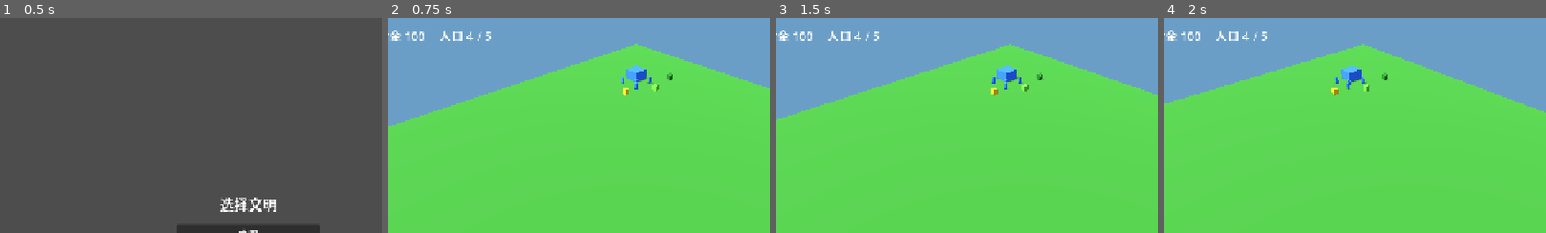
Above: before the commit, frames 1-4 (left to right).
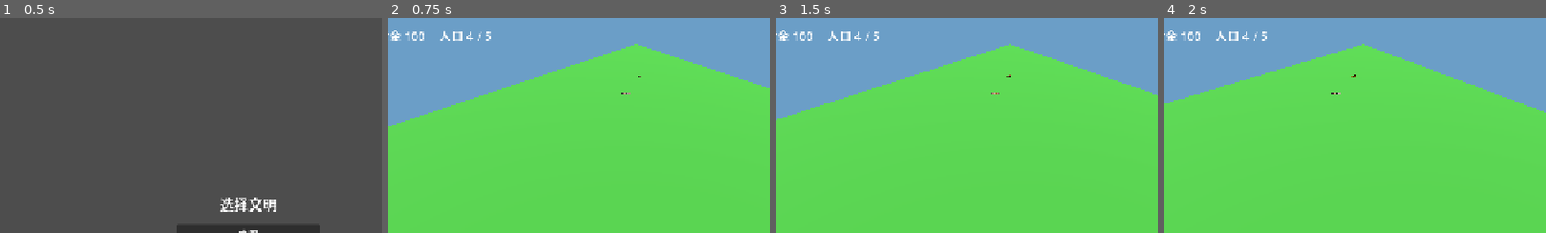
Above: after the commit, the same moments.

Repository: Zondabb/aoe2
Game: Godot game, scene res://scenes/civ_select.tscn
The game is run twice, just before and just after one commit, with the same random seed, the same clock (stepped at 60 frames per second) and the same inputs.
Inputs (mouse positions are % of the whole screen's width and height, from its top left):
- Up to frame 1 (0.5 s): no input
- Up to frame 2 (0.75 s): click "中国" at 0.5 s
- Up to frame 3 (1.5 s): tap Enter at 1.25 s; move the mouse to (72, 45) at 1.27 s; hold D from 1.28 s (still down); tap H at 1.35 s; click (72, 45) at 1.42 s
- Up to frame 4 (2 s): keep holding D
The pictures show only the part of the screen within x 18-68%, y 0-50%; the shares and areas given below are measured in that part.

Frame 1 is identical in both runs. In frame 2, 0.6% of the frame differs, in the area x 61-75%, y 21-36%; in frame 3, 0.6%; in frame 4, 0.6%.

Commit message:
feat(art): bind AoE2 sprites to 3D billboard entities
将导出的单位/建筑/资源精灵绑定到 Y-billboard，按速度量化 5 向+翻转，缺失贴图时回退占位几何。

Co-authored-by: Cursor <cursoragent@cursor.com>

Diff:
--- a/scenes/entities/building_view.tscn
+++ b/scenes/entities/building_view.tscn
@@ -23,6 +23,13 @@
 position = Vector3(0, 1.1, 0)
 mesh = SubResource("BoxMesh_body")
 
+[node name="Billboard" type="Sprite3D" parent="."]
+billboard = 2
+shaded = false
+alpha_cut = 1
+texture_filter = 0
+pixel_size = 0.03
+
 [node name="SelectionRing" type="MeshInstance3D" parent="."]
 position = Vector3(0, 0.03, 0)
 mesh = SubResource("CylinderMesh_ring")
--- a/scenes/entities/unit_view.tscn
+++ b/scenes/entities/unit_view.tscn
@@ -30,6 +30,13 @@
 position = Vector3(0, 0.85, 0)
 mesh = SubResource("CapsuleMesh_body")
 
+[node name="Billboard" type="AnimatedSprite3D" parent="."]
+billboard = 2
+shaded = false
+alpha_cut = 1
+texture_filter = 0
+pixel_size = 0.04
+
 [node name="SelectionRing" type="MeshInstance3D" parent="."]
 position = Vector3(0, 0.03, 0)
 mesh = SubResource("TorusMesh_ring")
--- a/scripts/entities/building_agent.gd
+++ b/scripts/entities/building_agent.gd
@@ -7,6 +7,7 @@
 
 const PLAYER_COLOR := Color(0.18, 0.42, 0.95)
 const AI_COLOR := Color(0.88, 0.18, 0.14)
+const SpriteCatalogScript := preload("res://scripts/presentation/sprite_catalog.gd")
 
 @export var team: Enums.Team = Enums.Team.PLAYER
 @export var def: BuildingDef
@@ -26,6 +27,7 @@
 var _population_cap_registered := false
 var _reserved_population := 0
 var _ghost_visual_valid: Variant = null
+var _use_billboard := false
 
 func _ready() -> void:
 	if not is_placement_ghost:
@@ -139,11 +141,16 @@
 	if _ghost_visual_valid == valid:
 		return
 	_ghost_visual_valid = valid
+	var tint := Color(0.2, 0.9, 0.35, 0.55) if valid else Color(0.95, 0.2, 0.2, 0.55)
+	var billboard := get_node_or_null("Billboard") as Sprite3D
+	if _use_billboard and billboard != null:
+		billboard.modulate = tint
+		return
 	var body := get_node_or_null("Body") as MeshInstance3D
 	if body == null:
 		return
 	var material := StandardMaterial3D.new()
-	material.albedo_color = Color(0.2, 0.9, 0.35, 0.55) if valid else Color(0.95, 0.2, 0.2, 0.55)
+	material.albedo_color = tint
 	material.transparency = BaseMaterial3D.TRANSPARENCY_ALPHA
 	body.material_override = material
 
@@ -151,7 +158,7 @@
 	is_placement_ghost = false
 	_ghost_visual_valid = null
 	_register_groups()
-	_apply_team_color()
+	_configure_visuals()
 
 func _complete_construction() -> void:
 	if is_complete and _population_cap_registered:
@@ -194,19 +201,43 @@
 	return true
 
 func _configure_visuals() -> void:
+	_use_billboard = false
 	var body := get_node_or_null("Body") as MeshInstance3D
+	var billboard := get_node_or_null("Billboard") as Sprite3D
+	var civ_id: StringName = civ.id if civ != null else &""
+	var base := SpriteCatalogScript.building_sheet_base(def.id, civ_id)
+	if billboard != null and SpriteCatalogScript.sheet_paths_exist(base):
+		var meta := SpriteCatalogScript.load_meta(base)
+		var texture := SpriteCatalogScript.load_texture(base)
+		if not meta.is_empty() and texture != null:
+			billboard.texture = SpriteCatalogScript.first_atlas_texture(meta, texture)
+			var hotspot := SpriteCatalogScript.average_hotspot(meta)
+			var offset := SpriteCatalogScript.offset_for_hotspot(meta, hotspot)
+			var pixel_size := SpriteCatalogScript.BUILDING_PIXEL_SIZE
+			var frame_w := float(meta.get("frame_w", 1))
+			var target_width := maxf(def.footprint.x, def.footprint.y) * 1.15
+			if frame_w > 0.0:
+				pixel_size = clampf(target_width / frame_w, 0.018, 0.05)
+			SpriteCatalogScript.configure_billboard_sprite(billboard, pixel_size, offset)
+			billboard.modulate = Color.WHITE
+			billboard.visible = true
+			_use_billboard = true
 	if body != null and body.mesh is BoxMesh:
 		var box := (body.mesh as BoxMesh).duplicate() as BoxMesh
 		box.size = Vector3(def.footprint.x, 2.2, def.footprint.y)
 		body.mesh = box
 		body.position.y = box.size.y * 0.5
+		body.visible = not _use_billboard
+	if billboard != null and not _use_billboard:
+		billboard.visible = false
 	var ring := get_node_or_null("SelectionRing") as MeshInstance3D
 	if ring != null and ring.mesh is CylinderMesh:
 		var cylinder := (ring.mesh as CylinderMesh).duplicate() as CylinderMesh
 		cylinder.top_radius = maxf(def.footprint.x, def.footprint.y) * 0.62
 		cylinder.bottom_radius = cylinder.top_radius
 		ring.mesh = cylinder
-	_apply_team_color()
+	if not _use_billboard:
+		_apply_team_color()
 
 func _apply_team_color() -> void:
 	var body := get_node_or_null("Body") as MeshInstance3D
--- a/scripts/entities/resource_node.gd
+++ b/scripts/entities/resource_node.gd
@@ -1,12 +1,17 @@
 class_name ResourceNode
 extends Node3D
+
+const SpriteCatalogScript := preload("res://scripts/presentation/sprite_catalog.gd")
 
 @export var resource_type: Enums.ResourceType = Enums.ResourceType.FOOD
 @export var amount := 100.0
 @export var gather_rate := 4.0
 
+var _use_billboard := false
+
 func _ready() -> void:
 	add_to_group("resource_nodes")
+	_setup_presentation()
 
 func extract(delta: float) -> float:
 	if delta <= 0.0 or amount <= 0.0 or gather_rate <= 0.0:
@@ -17,3 +22,32 @@
 		amount = 0.0
 		visible = false
 	return extracted
+
+func _setup_presentation() -> void:
+	var existing_billboard := get_node_or_null("Billboard") as Sprite3D
+	var existing_marker := get_node_or_null("Marker") as MeshInstance3D
+	var base := SpriteCatalogScript.resource_sheet_base(resource_type)
+	if SpriteCatalogScript.sheet_paths_exist(base):
+		var meta := SpriteCatalogScript.load_meta(base)
+		var texture := SpriteCatalogScript.load_texture(base)
+		if not meta.is_empty() and texture != null:
+			var billboard := existing_billboard
+			if billboard == null:
+				billboard = Sprite3D.new()
+				billboard.name = "Billboard"
+				add_child(billboard)
+			billboard.texture = SpriteCatalogScript.first_atlas_texture(meta, texture)
+			var hotspot := SpriteCatalogScript.average_hotspot(meta)
+			var offset := SpriteCatalogScript.offset_for_hotspot(meta, hotspot)
+			SpriteCatalogScript.configure_billboard_sprite(
+				billboard, SpriteCatalogScript.RESOURCE_PIXEL_SIZE, offset
+			)
+			billboard.visible = true
+			_use_billboard = true
+			if existing_marker != null:
+				existing_marker.visible = false
+			return
+	if existing_billboard != null:
+		existing_billboard.visible = false
+	if existing_marker != null:
+		existing_marker.visible = true
--- a/scripts/entities/unit_agent.gd
+++ b/scripts/entities/unit_agent.gd
@@ -5,8 +5,10 @@
 const GATHER_RANGE := 1.2
 const PLAYER_COLOR := Color(0.18, 0.42, 0.95)
 const AI_COLOR := Color(0.88, 0.18, 0.14)
+const ANIM_FPS := 12.0
 const GatherSystemScript := preload("res://scripts/systems/gather_system.gd")
 const CombatSystemScript := preload("res://scripts/systems/combat_system.gd")
+const SpriteCatalogScript := preload("res://scripts/presentation/sprite_catalog.gd")
 
 @export var team: Enums.Team = Enums.Team.PLAYER
 @export var def: UnitDef
@@ -30,6 +32,10 @@
 var _attack_cooldown_remaining := 0.0
 var _gather_state := ""
 var _population_registered := false
+var _use_billboard := false
+var _facing_dir := 0
+var _facing_flip := false
+var _anim_frame := 0.0
 
 func _ready() -> void:
 	add_to_group("units")
@@ -41,7 +47,7 @@
 	if def != null and civ != null and not def.is_ranged:
 		melee_armor += civ.melee_armor_bonus
 	register_population()
-	_apply_team_color()
+	_setup_presentation()
 	set_selected(false)
 
 func register_population() -> void:
@@ -69,6 +75,7 @@
 		sim_pos = _move_target
 		position = sim_pos
 		order = Enums.OrderType.NONE
+		_apply_billboard_frame(false)
 		return
 
 	var step := minf(def.move_speed * delta, distance)
@@ -76,7 +83,7 @@
 	sim_pos += velocity
 	sim_pos.y = 0.0
 	position = sim_pos
-	rotation.y = atan2(velocity.x, velocity.z)
+	_update_billboard_facing(velocity, delta, true)
 
 func command_move(target: Vector3) -> void:
 	_move_target = Vector3(target.x, 0.0, target.z)
@@ -267,13 +274,66 @@
 	sim_pos += velocity
 	sim_pos.y = 0.0
 	position = sim_pos
-	rotation.y = atan2(velocity.x, velocity.z)
+	_update_billboard_facing(velocity, delta, true)
 
 func set_selected(selected: bool) -> void:
 	var selection_ring := get_node_or_null("SelectionRing") as MeshInstance3D
 	if selection_ring != null:
 		selection_ring.visible = selected
 
+func _setup_presentation() -> void:
+	var body := get_node_or_null("Body") as MeshInstance3D
+	var billboard := get_node_or_null("Billboard") as AnimatedSprite3D
+	_use_billboard = false
+	if billboard != null and def != null:
+		var base := SpriteCatalogScript.unit_sheet_base(def.id)
+		if SpriteCatalogScript.sheet_paths_exist(base):
+			var meta := SpriteCatalogScript.load_meta(base)
+			var texture := SpriteCatalogScript.load_texture(base)
+			if not meta.is_empty() and texture != null:
+				billboard.sprite_frames = SpriteCatalogScript.build_unit_sprite_frames(
+					meta, texture
+				)
+				var hotspot := SpriteCatalogScript.average_hotspot(meta)
+				var offset := SpriteCatalogScript.offset_for_hotspot(meta, hotspot)
+				SpriteCatalogScript.configure_billboard_sprite(
+					billboard, SpriteCatalogScript.UNIT_PIXEL_SIZE, offset
+				)
+				billboard.visible = true
+				_use_billboard = true
+				_apply_billboard_frame(false)
+	if body != null:
+		body.visible = not _use_billboard
+		if not _use_billboard:
+			_apply_team_color()
+	if billboard != null and not _use_billboard:
+		billboard.visible = false
+
+func _update_billboard_facing(velocity: Vector3, delta: float, moving: bool) -> void:
+	if not _use_billboard:
+		return
+	var facing: Dictionary = SpriteCatalogScript.quantize_xz_facing(velocity)
+	_facing_dir = int(facing["dir"])
+	_facing_flip = bool(facing["flip"])
+	if moving:
+		_anim_frame = fmod(_anim_frame + ANIM_FPS * delta, 1024.0)
+	_apply_billboard_frame(moving)
+
+func _apply_billboard_frame(moving: bool) -> void:
+	var billboard := get_node_or_null("Billboard") as AnimatedSprite3D
+	if billboard == null or billboard.sprite_frames == null:
+		return
+	var anim := StringName("dir_%d" % _facing_dir)
+	if not billboard.sprite_frames.has_animation(anim):
+		return
+	billboard.flip_h = _facing_flip
+	if billboard.animation != anim:
+		billboard.animation = anim
+	var frame_count := billboard.sprite_frames.get_frame_count(anim)
+	if frame_count <= 0:
+		return
+	billboard.frame = (int(_anim_frame) % frame_count) if moving else 0
+
 func _apply_team_color() -> void:
 	var body := get_node_or_null("Body") as MeshInstance3D
 	if body == null:
--- a/scripts/match/match_bootstrap.gd
+++ b/scripts/match/match_bootstrap.gd
@@ -3,6 +3,7 @@
 
 const GROUND_SIZE := Vector2(120.0, 120.0)
 const GROUND_COLOR := Color(0.20, 0.48, 0.16)
+const TERRAIN_TEXTURE := "res://assets/terrain/grass.png"
 const UNIT_VIEW := preload("res://scenes/entities/unit_view.tscn")
 const BUILDING_VIEW := preload("res://scenes/entities/building_view.tscn")
 const VILLAGER_DEF := preload("res://data/units/villager.tres")
@@ -34,6 +35,11 @@
 	var material := StandardMaterial3D.new()
 	material.albedo_color = GROUND_COLOR
 	material.roughness = 1.0
+	if ResourceLoader.exists(TERRAIN_TEXTURE):
+		var terrain := load(TERRAIN_TEXTURE) as Texture2D
+		if terrain != null:
+			material.albedo_texture = terrain
+			material.uv1_scale = Vector3(24.0, 24.0, 24.0)
 	var plane := PlaneMesh.new()
 	plane.size = GROUND_SIZE
 	plane.material = material
@@ -134,6 +140,7 @@
 	mesh.size = size
 	mesh.material = material
 	var marker := MeshInstance3D.new()
+	marker.name = "Marker"
 	marker.position.y = size.y * 0.5
 	marker.mesh = mesh
 	return marker
--- /dev/null
+++ b/scripts/presentation/sprite_catalog.gd
@@ -0,0 +1,203 @@
+class_name SpriteCatalog
+extends RefCounted
+
+## Paths and helpers for exported AoE2 sprite sheets under assets/sprites/.
+
+const UNIT_SHEETS := {
+	&"villager": "res://assets/sprites/units/villager_walk",
+	&"swordsman": "res://assets/sprites/units/swordsman_walk",
+	&"archer": "res://assets/sprites/units/archer_walk",
+	&"chu_ko_nu": "res://assets/sprites/units/chu_ko_nu_walk",
+	&"teutonic_knight": "res://assets/sprites/units/teutonic_knight_walk",
+}
+
+const BUILDING_SHEETS := {
+	&"town_center": {
+		&"chinese": "res://assets/sprites/buildings/tc_asian_feudal_top",
+		&"default": "res://assets/sprites/buildings/tc_dark_main",
+	},
+	&"house": {
+		&"chinese": "res://assets/sprites/buildings/house_asian_feudal",
+		&"default": "res://assets/sprites/buildings/house_dark",
+	},
+	&"barracks": {
+		&"default": "res://assets/sprites/buildings/barracks_asian_feudal",
+	},
+	&"archery_range": {
+		&"default": "res://assets/sprites/buildings/archery_asian_feudal",
+	},
+	&"stable": {
+		&"chinese": "res://assets/sprites/buildings/stable_asian_feudal",
+		&"default": "res://assets/sprites/buildings/stable_ne_feudal",
+	},
+}
+
+const RESOURCE_SHEETS := {
+	Enums.ResourceType.FOOD: "res://assets/sprites/resources/berry_bush",
+	Enums.ResourceType.WOOD: "res://assets/sprites/resources/tree_oak",
+	Enums.ResourceType.GOLD: "res://assets/sprites/resources/gold_mine",
+}
+
+const UNIT_PIXEL_SIZE := 0.04
+const BUILDING_PIXEL_SIZE := 0.03
+const RESOURCE_PIXEL_SIZE := 0.035
+const TERRAIN_TEXTURE := "res://assets/terrain/grass.png"
+
+## Authored sheet rows: 0=S, 1=SW, 2=W, 3=NW, 4=N. Mirrored facings use flip_h.
+static func quantize_xz_facing(velocity: Vector3) -> Dictionary:
+	var planar := Vector3(velocity.x, 0.0, velocity.z)
+	if planar.length_squared() < 0.000001:
+		return {"dir": 0, "flip": false}
+	# 0 = +Z (South), increasing toward +X (East).
+	var angle := atan2(planar.x, planar.z)
+	var sector := posmod(int(round(angle / (PI / 4.0))), 8)
+	match sector:
+		0:
+			return {"dir": 0, "flip": false} # S
+		1:
+			return {"dir": 1, "flip": true} # SE <- SW
+		2:
+			return {"dir": 2, "flip": true} # E <- W
+		3:
+			return {"dir": 3, "flip": true} # NE <- NW
+		4:
+			return {"dir": 4, "flip": false} # N
+		5:
+			return {"dir": 3, "flip": false} # NW
+		6:
+			return {"dir": 2, "flip": false} # W
+		_:
+			return {"dir": 1, "flip": false} # SW
+
+
+static func unit_sheet_base(unit_id: StringName) -> String:
+	return String(UNIT_SHEETS.get(unit_id, ""))
+
+
+static func building_sheet_base(building_id: StringName, civ_id: StringName) -> String:
+	if not BUILDING_SHEETS.has(building_id):
+		return ""
+	var by_civ: Dictionary = BUILDING_SHEETS[building_id]
+	if by_civ.has(civ_id):
+		return String(by_civ[civ_id])
+	return String(by_civ.get(&"default", ""))
+
+
+static func resource_sheet_base(resource_type: int) -> String:
+	return String(RESOURCE_SHEETS.get(resource_type, ""))
+
+
+static func sheet_paths_exist(base: String) -> bool:
+	if base.is_empty():
+		return false
+	return ResourceLoader.exists(base + ".png") and ResourceLoader.exists(base + ".json")
+
+
+static func load_meta(base: String) -> Dictionary:
+	if not ResourceLoader.exists(base + ".json"):
+		return {}
+	var file := FileAccess.open(base + ".json", FileAccess.READ)
+	if file == null:
+		return {}
+	var parsed: Variant = JSON.parse_string(file.get_as_text())
+	if typeof(parsed) != TYPE_DICTIONARY:
+		return {}
+	return parsed as Dictionary
+
+
+static func load_texture(base: String) -> Texture2D:
+	if not ResourceLoader.exists(base + ".png"):
+		return null
+	return load(base + ".png") as Texture2D
+
+
+static func average_hotspot(meta: Dictionary) -> Vector2:
+	var hotspots: Variant = meta.get("hotspots", [])
+	if typeof(hotspots) != TYPE_ARRAY or (hotspots as Array).is_empty():
+		var fw := float(meta.get("frame_w", 1))
+		var fh := float(meta.get("frame_h", 1))
+		return Vector2(fw * 0.5, fh)
+	var sum := Vector2.ZERO
+	var count := 0
+	for entry in hotspots:
+		if typeof(entry) != TYPE_DICTIONARY:
+			continue
+		sum += Vector2(float(entry.get("x", 0)), float(entry.get("y", 0)))
+		count += 1
+	if count == 0:
+		return Vector2.ZERO
+	return sum / float(count)
+
+
+static func offset_for_hotspot(meta: Dictionary, hotspot: Vector2) -> Vector2:
+	## Keep the cell hotspot at the node origin (feet / ground peg).
+	var frame_w := float(meta.get("frame_w", 1))
+	var frame_h := float(meta.get("frame_h", 1))
+	return Vector2(frame_w * 0.5 - hotspot.x, frame_h * 0.5 - hotspot.y)
+
+
+static func build_unit_sprite_frames(meta: Dictionary, texture: Texture2D) -> SpriteFrames:
+	var frames := SpriteFrames.new()
+	var frame_w := int(meta.get("frame_w", 1))
+	var frame_h := int(meta.get("frame_h", 1))
+	var cols := int(meta.get("cols", 1))
+	var directions := maxi(1, int(meta.get("directions", 1)))
+	var frames_per_dir := maxi(1, int(meta.get("frames_per_direction", 1)))
+	var frame_count := int(meta.get("frame_count", frames_per_dir * directions))
+	if frames.has_animation(&"default"):
+		frames.remove_animation(&"default")
+	for direction in directions:
+		var anim_name := StringName("dir_%d" % direction)
+		frames.add_animation(anim_name)
+		frames.set_animation_speed(anim_name, 12.0)
+		frames.set_animation_loop(anim_name, true)
+		for step in frames_per_dir:
+			var index := direction * frames_per_dir + step
+			if index >= frame_count:
+				break
+			frames.add_frame(anim_name, _atlas_frame(texture, cols, frame_w, frame_h, index))
+	return frames
+
+
+static func first_atlas_texture(meta: Dictionary, texture: Texture2D) -> AtlasTexture:
+	return _atlas_frame(
+		texture,
+		int(meta.get("cols", 1)),
+		int(meta.get("frame_w", 1)),
+		int(meta.get("frame_h", 1)),
+		0
+	)
+
+
+static func _atlas_frame(
+	texture: Texture2D, cols: int, frame_w: int, frame_h: int, index: int
+) -> AtlasTexture:
+	var atlas := AtlasTexture.new()
+	atlas.atlas = texture
+	var col := index % maxi(cols, 1)
+	var row := index / maxi(cols, 1)
+	atlas.region = Rect2(col * frame_w, row * frame_h, frame_w, frame_h)
+	return atlas
+
+
+static func configure_billboard_sprite(sprite: Node, pixel_size: float, offset: Vector2) -> void:
+	if sprite is AnimatedSprite3D:
+		var animated := sprite as AnimatedSprite3D
+		animated.billboard = BaseMaterial3D.BILLBOARD_FIXED_Y
+		animated.shaded = false
+		animated.alpha_cut = SpriteBase3D.ALPHA_CUT_DISCARD
+		animated.texture_filter = BaseMaterial3D.TEXTURE_FILTER_NEAREST
+		animated.pixel_size = pixel_size
+		animated.centered = true
+		animated.offset = offset
+		animated.position = Vector3.ZERO
+	elif sprite is Sprite3D:
+		var static_sprite := sprite as Sprite3D
+		static_sprite.billboard = BaseMaterial3D.BILLBOARD_FIXED_Y
+		static_sprite.shaded = false
+		static_sprite.alpha_cut = SpriteBase3D.ALPHA_CUT_DISCARD
+		static_sprite.texture_filter = BaseMaterial3D.TEXTURE_FILTER_NEAREST
+		static_sprite.pixel_size = pixel_size
+		static_sprite.centered = true
+		static_sprite.offset = offset
+		static_sprite.position = Vector3.ZERO
--- a/tests/run_tests.gd
+++ b/tests/run_tests.gd
@@ -11,6 +11,7 @@
 	failures.append_array(load("res://tests/test_economy.gd").new().run())
 	failures.append_array(load("res://tests/test_buildings.gd").new().run())
 	failures.append_array(load("res://tests/test_ai_controller.gd").new().run())
+	failures.append_array(load("res://tests/test_sprite_catalog.gd").new().run())
 	if failures.is_empty():
 		print("ALL TESTS PASSED")
 		quit(0)
--- a/tests/test_match_3d.gd
+++ b/tests/test_match_3d.gd
@@ -73,6 +73,14 @@
 			failures.append("spawned villager should initialize from its unit definition")
 		if unit.position.y != 0.0 or unit.get("sim_pos").y != 0.0:
 			failures.append("unit simulation should stay on y=0")
+		var billboard := unit.get_node_or_null("Billboard") as AnimatedSprite3D
+		var body := unit.get_node_or_null("Body") as MeshInstance3D
+		if billboard == null or not bool(unit.get("_use_billboard")):
+			failures.append("villager should bind an AnimatedSprite3D billboard when sheet exists")
+		elif body != null and body.visible:
+			failures.append("capsule placeholder should hide when billboard sprite is bound")
+		elif billboard.sprite_frames == null or not billboard.sprite_frames.has_animation(&"dir_0"):
+			failures.append("villager billboard should have direction walk animations")
 
 		selection.call("_add_selection", unit)
 		if not unit.get_node("SelectionRing").visible:
--- /dev/null
+++ b/tests/test_sprite_catalog.gd
@@ -0,0 +1,37 @@
+extends RefCounted
+
+const SpriteCatalogScript := preload("res://scripts/presentation/sprite_catalog.gd")
+
+func run() -> Array[String]:
+	var failures: Array[String] = []
+	var south: Dictionary = SpriteCatalogScript.quantize_xz_facing(Vector3(0, 0, 1))
+	if int(south["dir"]) != 0 or bool(south["flip"]):
+		failures.append("south facing should use authored dir 0 without flip")
+	var east: Dictionary = SpriteCatalogScript.quantize_xz_facing(Vector3(1, 0, 0))
+	if int(east["dir"]) != 2 or not bool(east["flip"]):
+		failures.append("east facing should flip authored west (dir 2)")
+	var west: Dictionary = SpriteCatalogScript.quantize_xz_facing(Vector3(-1, 0, 0))
+	if int(west["dir"]) != 2 or bool(west["flip"]):
+		failures.append("west facing should use authored dir 2 without flip")
+	var north: Dictionary = SpriteCatalogScript.quantize_xz_facing(Vector3(0, 0, -1))
+	if int(north["dir"]) != 4 or bool(north["flip"]):
+		failures.append("north facing should use authored dir 4 without flip")
+
+	var villager_base := SpriteCatalogScript.unit_sheet_base(&"villager")
+	if not SpriteCatalogScript.sheet_paths_exist(villager_base):
+		failures.append("villager walk sheet should exist under assets/sprites/units")
+	else:
+		var meta := SpriteCatalogScript.load_meta(villager_base)
+		if int(meta.get("directions", 0)) != 5:
+			failures.append("villager sheet should declare 5 authored directions")
+		var texture := SpriteCatalogScript.load_texture(villager_base)
+		if texture == null:
+			failures.append("villager sheet texture should load")
+		else:
+			var frames := SpriteCatalogScript.build_unit_sprite_frames(meta, texture)
+			if not frames.has_animation(&"dir_0") or frames.get_frame_count(&"dir_0") <= 0:
+				failures.append("villager SpriteFrames should include dir_0 walk frames")
+
+	if not ResourceLoader.exists("res://assets/terrain/grass.png"):
+		failures.append("terrain grass texture should exist")
+	return failures
Not shown, added: assets/sprites/_smoke/ui_50731.png.import
Not shown, added: assets/sprites/buildings/archery_asian_feudal.png.import
Not shown, added: assets/sprites/buildings/barracks_asian_feudal.png.import
Not shown, added: assets/sprites/buildings/house_asian_feudal.png.import
Not shown, added: assets/sprites/buildings/house_dark.png.import
Not shown, added: assets/sprites/buildings/stable_asian_feudal.png.import
Not shown, added: assets/sprites/buildings/stable_ne_feudal.png.import
Not shown, added: assets/sprites/buildings/tc_asian_feudal_top.png.import
Not shown, added: assets/sprites/buildings/tc_dark_main.png.import
Not shown, added: assets/sprites/resources/berry_bush.png.import
Not shown, added: assets/sprites/resources/gold_mine.png.import
Not shown, added: assets/sprites/resources/tree_oak.png.import
(and 10 more such lines)
